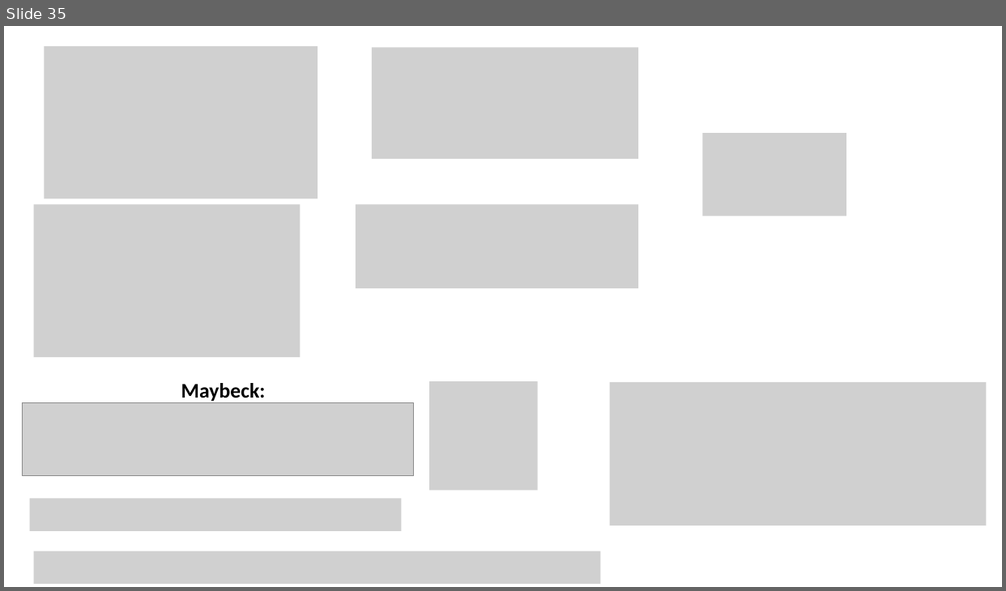
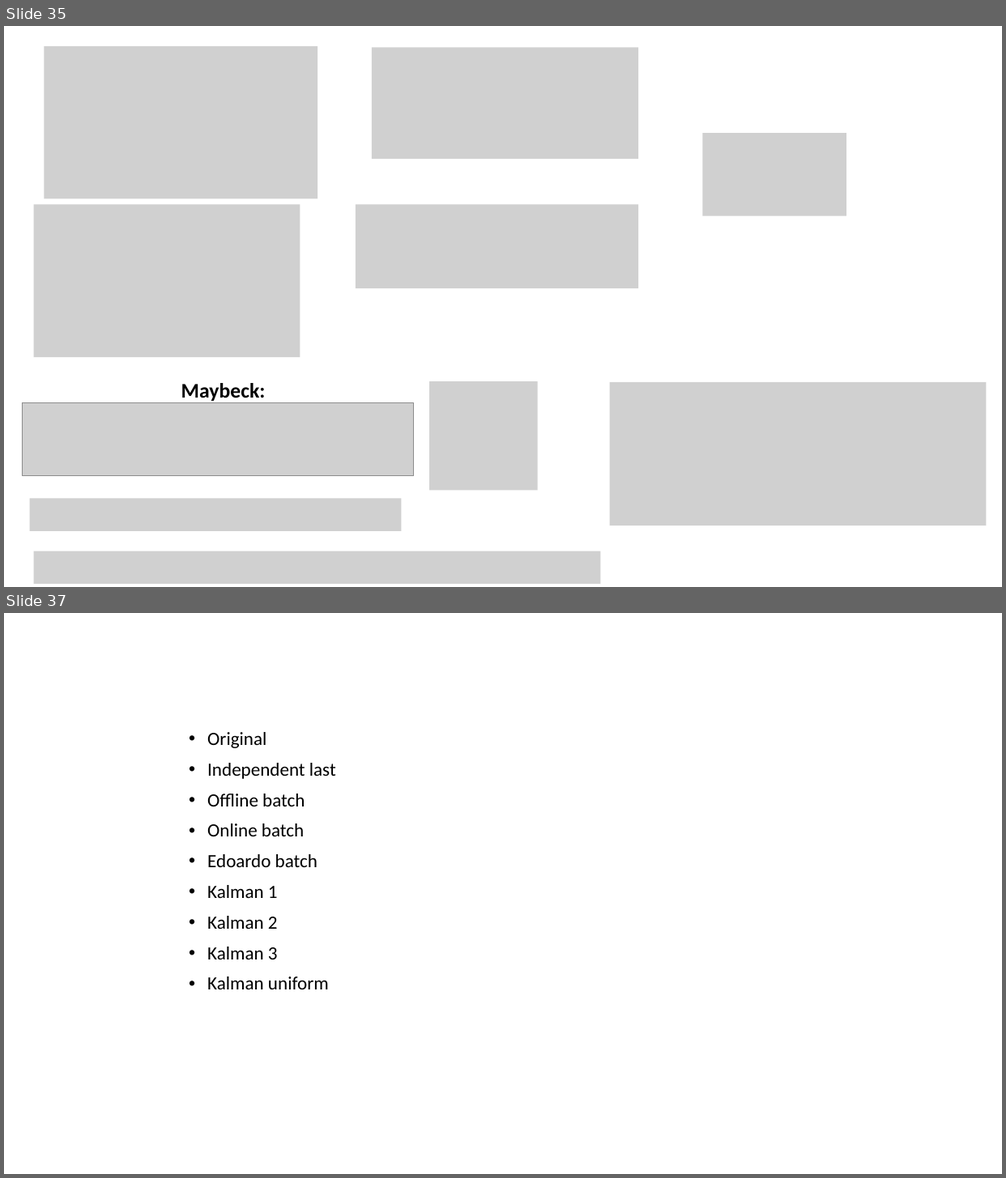
Before and after one commit to anastasia-tkach/honline-tex, a slide deck: PPTX/Kalman and Optimizations.pptx. Shown one above the other, each under a label of ours: slide 35 before the commit, slides 35 and 37 after it; the slides between them are not shown. The pictures are 1006x591 and 1006x1178 pixels, drawn with LibreOffice and Linux fonts; fonts in the diff are those of the drawing; grey boxes stand for pictures. Boxes give left, top, right and bottom in pixels: in the first picture for what was removed or moved away, otherwise in the second. Text is boxed around its words. In the diff, an @@ line names an element or a change of style, - is before the commit and + after.

```diff
--- a/PPTX/Kalman and Optimizations.pptx
+++ b/PPTX/Kalman and Optimizations.pptx
@@ slide 37 added at <box>4,613,1002,1174</box>, background #FFFFFF @@
@@ text added at <box>207,732,336,990</box>, 18 pt, text #000000 @@
+• Original
+• Independent last
+• Offline batch
+• Online batch
+• Edoardo batch
+• Kalman 1
+• Kalman 2
+• Kalman 3
+• Kalman uniform
```
Also in this commit, not shown: 1 other slide added, 1 slide removed, 1 other file.
